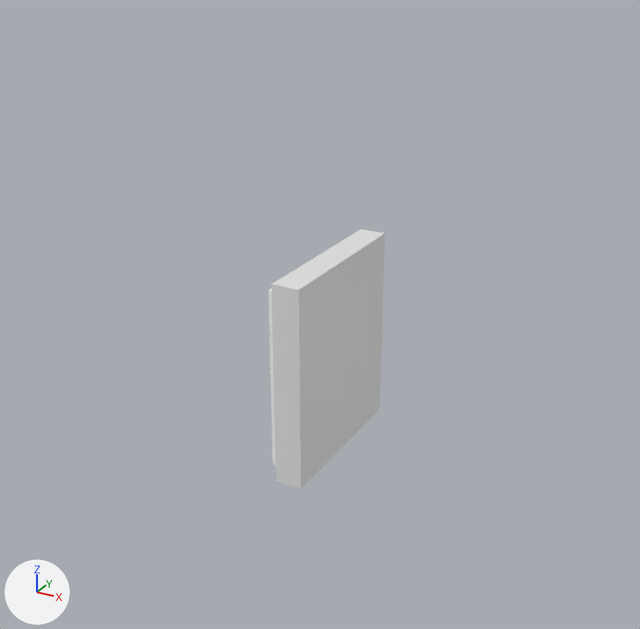
Two versions of the glTF model client/src/resources/models/bomb_powerup.glb, one commit apart.
Both versions are drawn from a 50 mm camera at (0.481, -0.907, 0.641) aimed at (-0.003, -0.027, 0.201). The lights are fixed; the arrows at lower left show +X, +Y and +Z. Where no turn or scale is listed for an object, it has been applied to the vertices. Vertices at the same position are counted once.
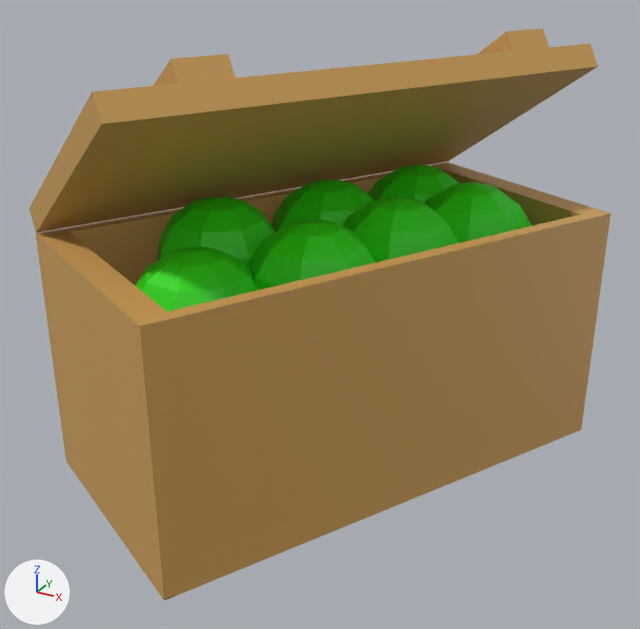
Commit message: Adding new bomb powerup

What differs and where, as boxes [x1, y1, x2, y2] in the pictures (640 x 629 px):
'Cube.003', added (brown)
    after: [35, 162, 611, 601]
'Cube', surface changed, reshaped, moved, turned, rescaled
    before: [271, 229, 385, 489]
    after: [29, 44, 598, 233]
'Sphere.001', added (green)
    after: [248, 219, 376, 290]
'Sphere', added (green)
    after: [135, 247, 259, 311]
'Sphere.002', added (green)
    after: [157, 196, 275, 266]
'Sphere.006', added (green)
    after: [342, 196, 459, 262]
'Sphere.005', added (green)
    after: [425, 182, 532, 243]
'Sphere.003', added (green)
    after: [271, 179, 374, 232]
'Cube.001', reshaped, moved, turned, rescaled
    before: [268, 289, 276, 465]
    after: [153, 54, 235, 86]
'Sphere.004', added (green)
    after: [368, 165, 458, 203]
'Cube.002', added
    after: [478, 28, 549, 54]
part 1 of me_cube, built on (brown)
    after: [29, 93, 610, 600]

Edits to the bpy script that builds the scene:
```text
Change mat_material:
    remove mat_material.base_color = (0.8, 0.8, 0.8)  # white #e7e7e7
    mat_material.roughness: 0.4 -> 0.5
    add mat_material.texture = img_untitled
Change me_cube:
    used by ob_cube; location = (0.0, 0.0, 0.136); scale = (-0.018, -0.114, -0.133)
    remove me_cube.from_pydata(...)  # 12 vertices, 18 faces; spans x -1.0..1.0, y -1.0..1.0, z -1.0..1.0
    add me_cube.from_pydata(...)  # 16 vertices, 28 faces; spans x -1.0..1.0, y -1.0..1.0, z -1.0..1.0
    me_cube part 1
    4 vertices are removed from x 1.0, y -0.9..0.9, z -0.9..0.9
    10 faces are deleted
    8 vertices are added at x -0.89..0.89, y -0.89..0.89, z -0.02..1.0
    20 new faces join them
Change me_cube_001:
    used by ob_cube_001; parent = ob_cube; location = (0.0, 0.0, 0.0)
    remove me_cube_001.from_pydata(...)  # 8 vertices, 10 faces; spans x 1.0..1.65, y -0.9..0.9, z -0.9..0.9
    remove me_cube_001.materials.append(mat_white)  # picture img_texture_test
    add me_cube_001.from_pydata(...)  # 8 vertices, 12 faces; spans x -1.0..1.0, y -1.0..1.0, z -1.0..1.0
    me_cube_001 part 2: the whole mesh is rebuilt
    add me_cube_001.materials.append(mat_material_004)  # orange #ce9f58
Add me_cube_003:
    me_cube_003.from_pydata([(-0.09, 0.082, -0.094), (-0.104, 0.089, -0.07), (0.118, -0.03, 0.094), (0.132, -0.037, 0.07), (0.09, -0.082, 0.094), (0.104, -0.089, 0.07), (-0.132, 0.037, -0.07), (-0.118, 0.03, -0.094)], [], [(0, 1, 2), (0, 2, 3), (3, 2, 4), (3, 4, 5), (5, 4, 6), (5, 6, 7), (7, 6, 1), (7, 1, 0), (3, 5, 7), (3, 7, 0), (4, 2, 1), (4, 1, 6)])
    me_cube_003.materials.append(mat_material_003)  # orange #ce9f58
Change ob_cube:
    add ob_cube.parent = ob_cube_003
    ob_cube.location: (0.0, 0.0, 0.136) -> (0.0, -0.195, 1.637)
    ob_cube.rotation_euler: (0.0, 0.0, 0.0) -> (0.579, 0.0, 0.0)  # degrees (0, 0, 0) -> degrees (33, 0, 0)
    ob_cube.scale: (-0.018, -0.114, -0.133) -> (1.0, 1.0, 0.096)
Change ob_cube_001:
    ob_cube_001.location: (0.0, 0.0, 0.0) -> (0.641, 0.0169, 1.733)
    ob_cube_001.scale: (1.0, 1.0, 1.0) -> (0.094, 0.962, 0.979)
Add ob_cube_003:
    ob_cube_003 = bpy.data.objects.new('Cube.003', me_cube)
    ob_cube_003.location = (0.0, 0.0, 0.155)
    ob_cube_003.rotation_euler = (0.0, 0.0, -2.063)  # degrees (0, 0, -118)
    ob_cube_003.scale = (0.312, 0.156, 0.156)
Add ob_sphere_006:
    ob_sphere_006 = bpy.data.objects.new('Sphere.006', me_sphere_013)  # a UV sphere (8 segments, 8 rings, poles along z) spanning x -0.079..0.079, y -0.079..0.079, z -0.083..0.083; in mat_material_007 (green #2ce708)
    ob_sphere_006.location = (0.068, 0.037, 0.259)
Add ob_sphere_005:
    ob_sphere_005 = bpy.data.objects.new('Sphere.005', me_sphere_013.copy())
    ob_sphere_005.location = (0.125, 0.144, 0.259)
Add ob_sphere_004:
    ob_sphere_004 = bpy.data.objects.new('Sphere.004', me_sphere_013.copy())
    ob_sphere_004.location = (0.03, 0.195, 0.259)
Add ob_sphere_003:
    ob_sphere_003 = bpy.data.objects.new('Sphere.003', me_sphere_013.copy())
    ob_sphere_003.location = (-0.04, 0.069, 0.259)
Add ob_sphere_002:
    ob_sphere_002 = bpy.data.objects.new('Sphere.002', me_sphere_013.copy())
    ob_sphere_002.location = (-0.12, -0.067, 0.259)
Add ob_sphere_001:
    ob_sphere_001 = bpy.data.objects.new('Sphere.001', me_sphere_013.copy())
    ob_sphere_001.location = (0.022, -0.086, 0.257)
Add ob_sphere:
    ob_sphere = bpy.data.objects.new('Sphere', me_sphere_013.copy())
    ob_sphere.location = (-0.069, -0.183, 0.239)
Add ob_cube_002:
    ob_cube_002 = bpy.data.objects.new('Cube.002', me_cube_003)
    ob_cube_002.location = (0.065, 0.212, 0.434)
```
